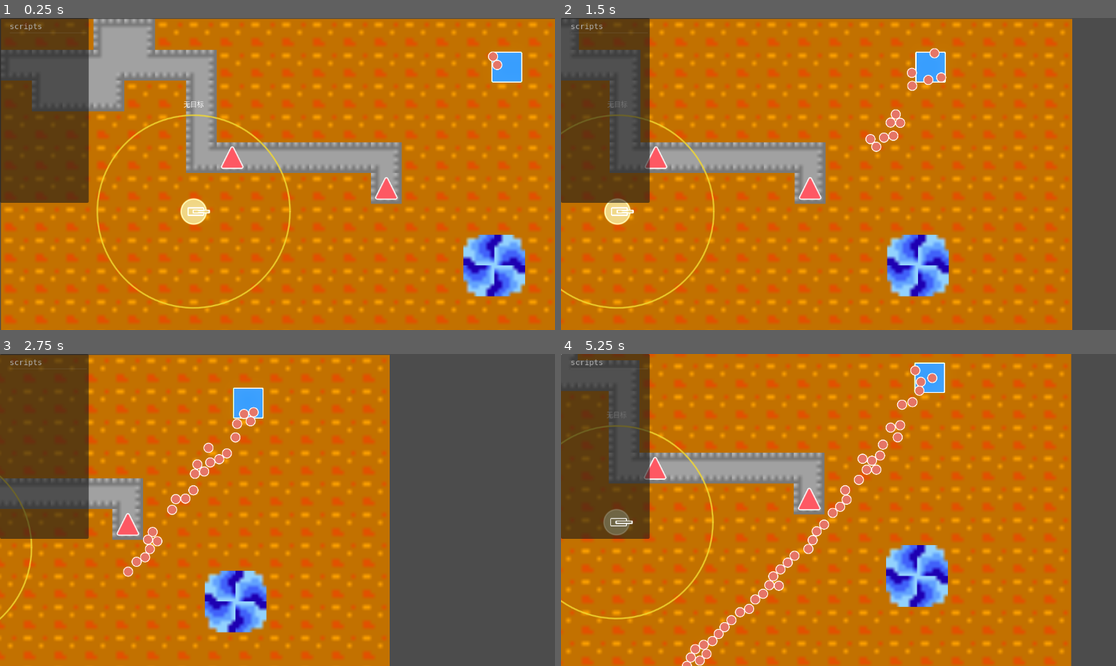
Above: before the commit, frames 1-4 (two rows, left to right).
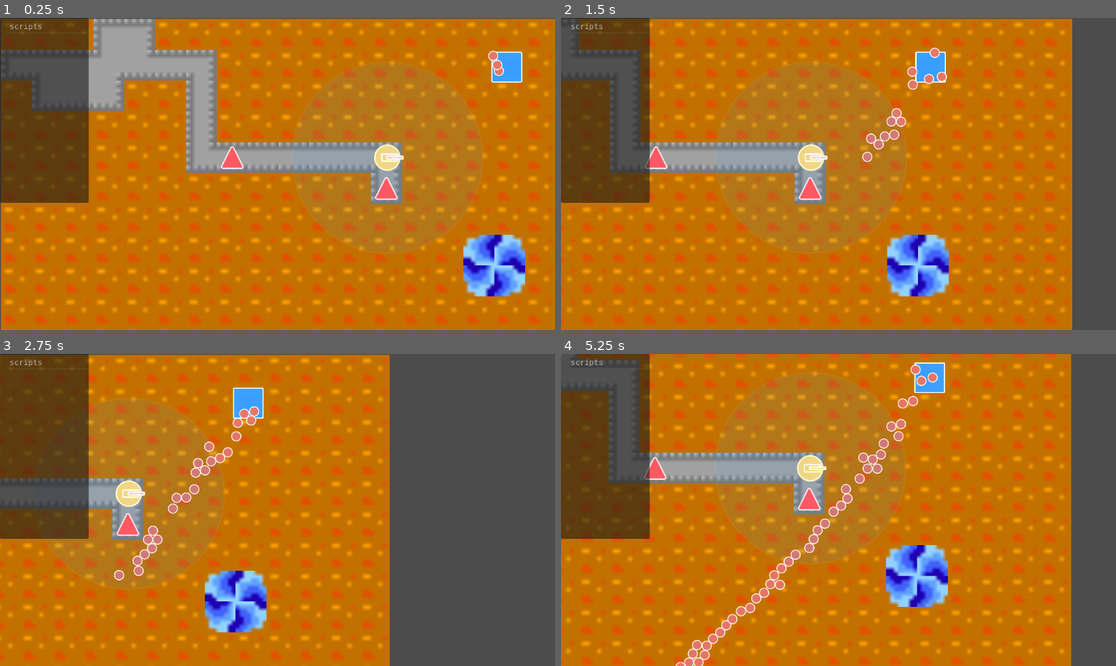
Above: after the commit, the same moments.

Repository: EEEEEEEEthan/BotDefence
Game: Godot game, scene res://Game.tscn
Two runs of this game, one before a commit and one after it. Both use one fixed random seed, a clock stepped at 60 frames per second and the inputs below.
Inputs (mouse positions are in pixels of both pictures, inside the frame that each line leads up to):
- Up to frame 1 (0.25 s): no input
- Up to frame 2 (1.5 s): tap Enter at 0.5 s; move the mouse to (960, 158) at 0.52 s; hold D 0.53-1.25 s; hold Ctrl 0.53-1.25 s; click (960, 158) at 0.67 s; drag from (727, 189) to (810, 236) at 1.27 s
- Up to frame 3 (2.75 s): move the mouse to (333, 441) at 2.02 s; hold D from 2.03 s (still down); hold Ctrl from 2.03 s (still down); click (333, 441) at 2.17 s
- Up to frame 4 (5.25 s): release D at 2.75 s; release Ctrl at 2.75 s; drag from (810, 572) to (672, 463) at 2.77 s; move the mouse to (1005, 556) at 3.52 s; hold A 3.53-4.25 s; hold Ctrl 3.53-4.25 s; click (1005, 556) at 3.67 s; drag from (672, 463) to (755, 432) at 4.27 s; move the mouse to (866, 510) at 5.02 s; hold S from 5.03 s (still down); hold Ctrl from 5.03 s (still down); click (866, 510) at 5.17 s

The runs differ from the first frame. In frame 1, 15% of the frame differs, in the area x 17-91%, y 10-94%; in frame 2, 15%; in frame 3, 12%; in frame 4, 15%, in the area x 0-68%, y 3-100%.

Commit message:
Update Tower and Game scenes for improved functionality and visuals
- Adjusted Tower.gd to refine detection radius logic and enhance range visualization.
- Updated Tower.tscn to include a new Range node with shader parameters for better visual representation.
- Modified Game.tscn to reposition the Tower node for improved gameplay dynamics.
- Enhanced MonsterSpawnPoint.tscn by adding a slight delay before spawning monsters to improve performance.

Diff:
--- a/Game.tscn
+++ b/Game.tscn
@@ -570,7 +570,7 @@
 [node name="Monsters" type="Node" parent="." unique_id=851966904]
 
 [node name="Tower" parent="." unique_id=476951935 instance=ExtResource("10_tower")]
-position = Vector2(400, 400)
+position = Vector2(802, 288)
 
 [node name="Bot" parent="." unique_id=11366525 instance=ExtResource("1_wbfu4")]
 position = Vector2(480, 288)
--- a/Geometry/Circle.tscn
+++ b/Geometry/Circle.tscn
@@ -107,7 +107,7 @@
 	return null
 "
 
-[node name="Sprite2D" type="Sprite2D" unique_id=704267330]
+[node name="Circle" type="Sprite2D" unique_id=704267330]
 process_mode = 4
 material = SubResource("ShaderMaterial_qheve")
 instance_shader_parameters/fill_color = Color(0.22, 0.62, 1, 1)
--- a/Monsters/MonsterSpawnPoint.tscn
+++ b/Monsters/MonsterSpawnPoint.tscn
@@ -42,6 +42,7 @@
 	if total_count <= 0:
 		return
 
+	await get_tree().create_timer(0.01).timeout
 	for spawn_index in range(total_count):
 		if not is_inside_tree():
 			return
--- a/Tower/Tower.gd
+++ b/Tower/Tower.gd
@@ -1,169 +1,21 @@
 @tool
 extends Node2D
 
-const GROUP_TOWER_DEBUG_PICK: String = "tower_debug_pick"
+@onready var range_node: Node2D = %Range
 
-## 索敌半径（与 `intersect_shape` 的圆形查询一致）
-@export var detection_radius: float = 600.0
-## 单次查询最多返回的碰撞体数量，应不小于场上怪物数量
-@export var max_monster_query_results: int = 128
-
-@export_group("调试绘制")
-## 开启后才会执行绘制逻辑（运行时还可受「仅聚焦时」限制）
-@export var debug_draw_enabled: bool = false
-## 运行时：仅在被鼠标点选聚焦后绘制；编辑器无法获知场景树选中，请用「编辑器中显示」
-@export var debug_draw_only_when_focused: bool = true
-## 在编辑器中显示索敌圆与连线（不依赖运行游戏）
-@export var debug_show_in_editor: bool = false
-## 左键点选塔的判定半径（世界单位）
-@export var debug_pick_radius: float = 80.0
-
-## 怪物刚体在 `Monster.tscn` 中设为 collision_layer = 2
-const MONSTER_COLLISION_MASK: int = 2
-
-var _circle_shape: CircleShape2D
-var _shape_query: PhysicsShapeQueryParameters2D
-
-var _closest_monster: CollisionObject2D = null
-var _closest_distance: float = 0.0
-var _debug_focused: bool = false
-var _drew_debug_last_frame: bool = false
+## 索敌半径（世界单位）
+@export var detection_radius: float = 200.0:
+	set(value):
+		detection_radius = max(value, 0.0)
+		if is_node_ready():
+			_refresh_range_visual()
 
 
 func _ready() -> void:
-	_circle_shape = CircleShape2D.new()
-	_shape_query = PhysicsShapeQueryParameters2D.new()
-	_shape_query.shape = _circle_shape
-	_shape_query.collision_mask = MONSTER_COLLISION_MASK
-	_shape_query.collide_with_areas = false
-	_shape_query.collide_with_bodies = true
-	add_to_group(GROUP_TOWER_DEBUG_PICK)
-	set_process_unhandled_input(true)
-	set_process(Engine.is_editor_hint())
+	_refresh_range_visual()
 
 
-func _process(_delta: float) -> void:
-	if not Engine.is_editor_hint():
-		return
-	if debug_draw_enabled and debug_show_in_editor:
-		_refresh_closest_monster()
-	if _drew_debug_last_frame or (debug_draw_enabled and debug_show_in_editor):
-		queue_redraw()
-
-
-func _physics_process(_delta: float) -> void:
-	if Engine.is_editor_hint():
-		return
-	if debug_draw_enabled and (not debug_draw_only_when_focused or _debug_focused):
-		_refresh_closest_monster()
-	if _drew_debug_last_frame or _should_draw_debug():
-		queue_redraw()
-
-
-func _unhandled_input(event: InputEvent) -> void:
-	if Engine.is_editor_hint():
-		return
-	if not debug_draw_enabled or not debug_draw_only_when_focused:
-		return
-	if not (event is InputEventMouseButton):
-		return
-	var mouse_button_event: InputEventMouseButton = event
-	if not mouse_button_event.pressed:
-		return
-	if mouse_button_event.button_index != MOUSE_BUTTON_LEFT:
-		return
-
-	var mouse_global: Vector2 = get_global_mouse_position()
-	var pick_radius_squared: float = debug_pick_radius * debug_pick_radius
-	var towers: Array[Node] = get_tree().get_nodes_in_group(GROUP_TOWER_DEBUG_PICK)
-
-	var focused_tower: Node2D = null
-	var closest_pick_distance_squared: float = INF
-
-	for tower_node in towers:
-		if not tower_node is Node2D:
-			continue
-		var tower_transform_node: Node2D = tower_node as Node2D
-		var distance_squared: float = tower_transform_node.global_position.distance_squared_to(mouse_global)
-		if distance_squared <= pick_radius_squared and distance_squared < closest_pick_distance_squared:
-			closest_pick_distance_squared = distance_squared
-			focused_tower = tower_transform_node
-
-	for tower_node in towers:
-		if not tower_node.has_method("_apply_debug_focus"):
-			continue
-		tower_node._apply_debug_focus(focused_tower == tower_node)
-
-
-func _apply_debug_focus(is_focused: bool) -> void:
-	_debug_focused = is_focused
-	if _drew_debug_last_frame or _should_draw_debug():
-		queue_redraw()
-
-
-func _should_draw_debug() -> bool:
-	if not debug_draw_enabled:
-		return false
-	if Engine.is_editor_hint():
-		return debug_show_in_editor
-	if debug_draw_only_when_focused:
-		return _debug_focused
-	return true
-
-
-func _draw() -> void:
-	var should_draw: bool = _should_draw_debug()
-	if should_draw:
-		var range_color: Color = Color(0.95, 0.85, 0.2, 0.85)
-		draw_arc(Vector2.ZERO, detection_radius, 0.0, TAU, 96, range_color, 2.0, true)
-
-		if _closest_monster != null and is_instance_valid(_closest_monster):
-			var monster_local: Vector2 = to_local(_closest_monster.global_position)
-			draw_line(Vector2.ZERO, monster_local, Color(1.0, 0.35, 0.25, 0.95), 2.0, true)
-			var distance_label: String = "%.1f" % _closest_distance
-			_draw_centered_debug_label(distance_label, Vector2(0.0, -detection_radius - 18.0), 14)
-		else:
-			_draw_centered_debug_label("无目标", Vector2(0.0, -detection_radius - 18.0), 14)
-
-	_drew_debug_last_frame = should_draw
-
-
-func _draw_centered_debug_label(label_text: String, label_position: Vector2, font_size: int) -> void:
-	var label_font: Font = ThemeDB.fallback_font
-	var text_width: float = label_font.get_string_size(label_text, HORIZONTAL_ALIGNMENT_LEFT, -1, font_size).x
-	var adjusted_position: Vector2 = label_position - Vector2(text_width * 0.5, 0.0)
-	draw_string(label_font, adjusted_position, label_text, HORIZONTAL_ALIGNMENT_LEFT, -1, font_size)
-
-
-func _refresh_closest_monster() -> void:
-	_circle_shape.radius = detection_radius
-	_shape_query.transform = global_transform
-
-	var world_2d: World2D = get_world_2d()
-	if world_2d == null:
-		_closest_monster = null
-		_closest_distance = 0.0
-		return
-
-	var direct_space_state: PhysicsDirectSpaceState2D = world_2d.direct_space_state
-	var intersection_results: Array = direct_space_state.intersect_shape(_shape_query, max_monster_query_results)
-
-	var tower_position: Vector2 = global_position
-	var closest: CollisionObject2D = null
-	var closest_distance_squared: float = INF
-
-	for intersection_entry in intersection_results:
-		var collider: Variant = intersection_entry.get("collider", null)
-		if collider == null or not collider is CollisionObject2D:
-			continue
-		var collision_object: CollisionObject2D = collider
-		var distance_squared: float = tower_position.distance_squared_to(collision_object.global_position)
-		if distance_squared < closest_distance_squared:
-			closest_distance_squared = distance_squared
-			closest = collision_object
-
-	_closest_monster = closest
-	if closest == null:
-		_closest_distance = 0.0
-	else:
-		_closest_distance = sqrt(closest_distance_squared)
+func _refresh_range_visual() -> void:
+	## `Range` 使用 Circle 资源，直径与 scale 对应，因此使用半径 * 2
+	var range_diameter: float = detection_radius * 2.0
+	range_node.scale = Vector2(range_diameter, range_diameter)
--- a/Tower/Tower.tscn
+++ b/Tower/Tower.tscn
@@ -6,12 +6,20 @@
 
 [node name="Tower" type="Node2D" unique_id=476951934]
 script = ExtResource("1_tower_gd")
-detection_radius = 200.0
-debug_draw_enabled = true
-debug_draw_only_when_focused = false
-debug_show_in_editor = true
 
-[node name="Sprite2D" parent="." unique_id=704267330 instance=ExtResource("2_q2uad")]
+[node name="Range" parent="." unique_id=704267330 instance=ExtResource("2_q2uad")]
+unique_name_in_owner = true
+instance_shader_parameters/fill_color = Color(0.21960784, 0.61960787, 1, 0.10980392)
+instance_shader_parameters/outline_color = Color(0.96024394, 0.96024394, 0.96024394, 0.09019608)
+instance_shader_parameters/outline_soft = 0.004
+instance_shader_parameters/outline_width = 0.007
+scale = Vector2(400, 400)
+fill_color = Color(0.21960784, 0.61960787, 1, 0.10980392)
+outline_color = Color(0.96024394, 0.96024394, 0.96024394, 0.09019608)
+outline_width = 0.007
+outline_soft = 0.004
+
+[node name="Sprite2D" parent="." unique_id=53446790 instance=ExtResource("2_q2uad")]
 instance_shader_parameters/fill_color = Color(0.942539, 0.83772254, 0.50662106, 1)
 instance_shader_parameters/outline_width = 0.019
 scale = Vector2(58, 58)
